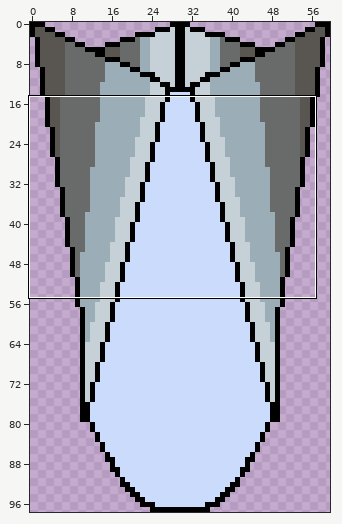
Pixel-art file, stored at Imagen/SpritesEnemys/Asprite/Cubierta Mid C-1.aseprite. Above: a wide view before the commit, with the close-up outlined.
Close-up. Earlier state:
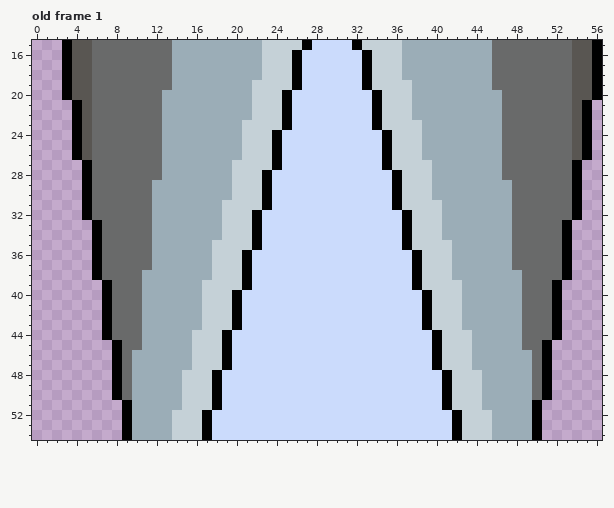
60x98 pixels, 1 frame. Shown: old frame 1: x 0..56, y 15..54. The commit also changed other frames or places, which this record leaves out.
Now the later version:
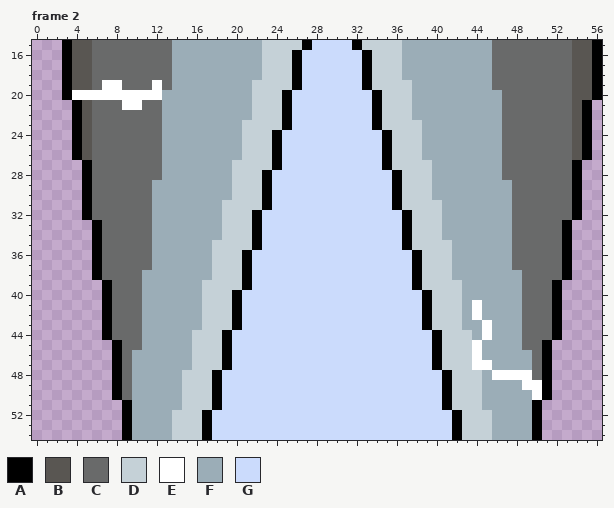
Palette (. is transparent): A #000000  B #595652  C #696a6a  D #c5d1d7  E #ffffff  F #9badb7  G #cbdbfc
A new or re-ordered frame is compared with the old frame closest to it.
What changed:
frames 1 -> 5
Frame 2 is new; against old frame 1:
y 19: x 7..8 CC -> EE; x 12 C -> E
y 20: x 4..12 BBCCCCCCC -> EEEEEEEEE
y 21: x 9..10 CC -> EE
y 41..42: x 44 F -> E
y 43..44: x 45 F -> E
y 45..46: x 44 F -> E
y 47: x 44..45 FF -> EE
y 48: x 46..49 FFFF -> EEEE
y 49: x 49..50 FC -> EE
y 50: x 50 C -> E
Boxes around the changes in both close-ups, in picture pixels (x1, y1, x2, y2):
changed: (72, 80, 162, 110)
changed: (472, 300, 542, 400)
